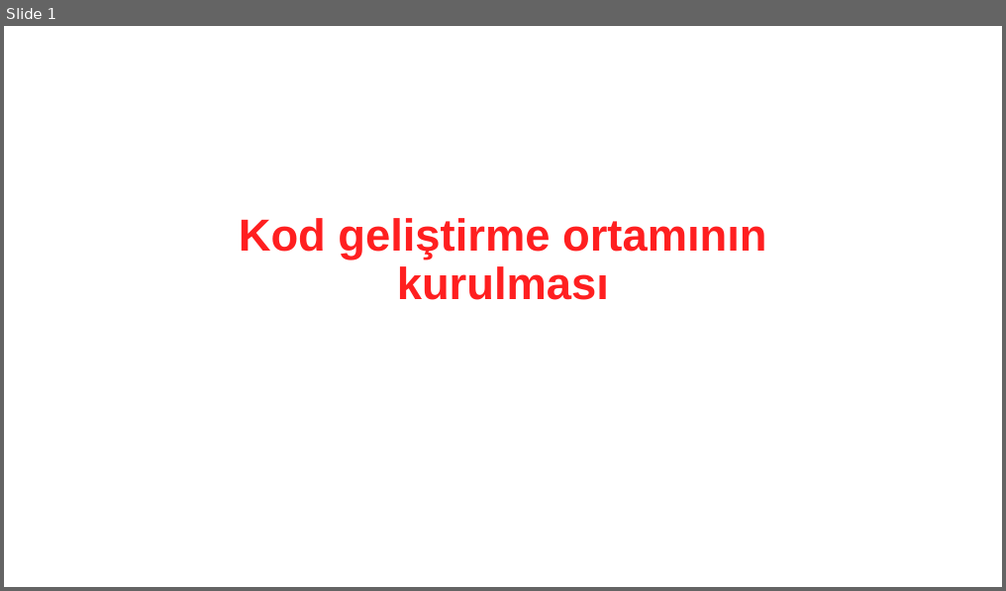
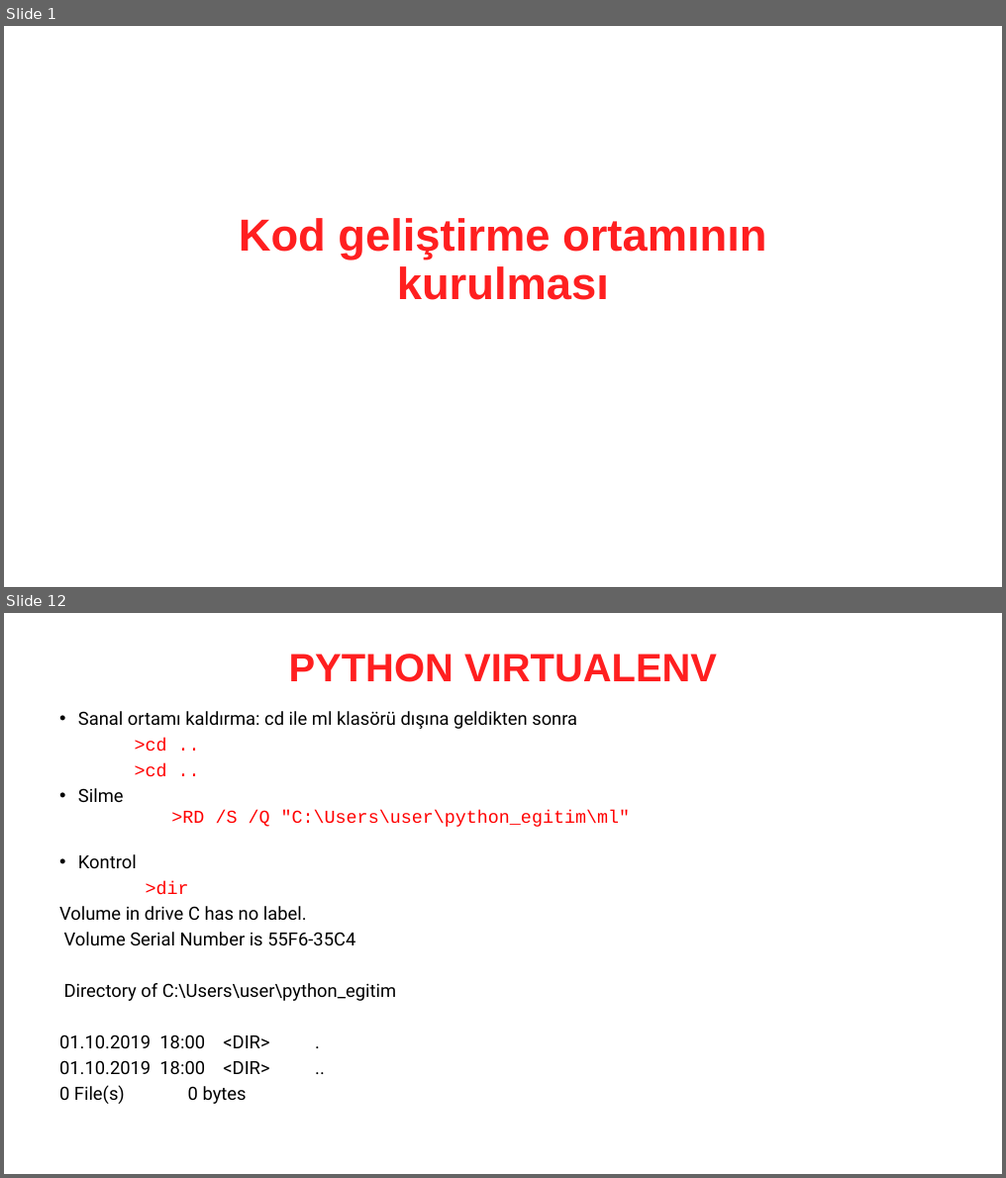
Before and after one commit to MustafaErenSonkaya/machine-learning-with-python-101, a slide deck: presentations/07. Kod geliştirme ortamının kurulması.pptx. Shown one above the other, each under a label of ours: slide 1 before the commit, slides 1 and 12 after it; the slides between them are not shown. The pictures are 1006x591 and 1006x1178 pixels, drawn with LibreOffice and Linux fonts; fonts in the diff are those of the drawing. Boxes give left, top, right and bottom in pixels: in the first picture for what was removed or moved away, otherwise in the second. Text is boxed around its words. In the diff, an @@ line names an element or a change of style, - is before the commit and + after.

```diff
--- a/presentations/07. Kod geliştirme ortamının kurulması.pptx
+++ b/presentations/07. Kod geliştirme ortamının kurulması.pptx
@@ slide 12 added at (4, 613, 1002, 1174), background #FFFFFF @@
@@ title added at (289, 654, 717, 682), 38 pt, text #FF1F20, bold @@
+PYTHON VIRTUALENV
@@ text added at (59, 711, 631, 1104), 17.5 pt, text #000000 @@
+• Sanal ortamı kaldırma: cd ile ml klasörü dışına geldikten sonra
+>cd ..
+>cd ..
+• Silme
+  >RD /S /Q "C:\Users\user\python_egitim\ml"
+• Kontrol
+>dir
+Volume in drive C has no label.
+Volume Serial Number is 55F6-35C4
+Directory of C:\Users\user\python_egitim
+01.10.2019 18:00 <DIR> .
+01.10.2019 18:00 <DIR> ..
+0 File(s) 0 bytes
```
Also in this commit, not shown: 1 slide changed, 9 other slides added, 52 other files.
